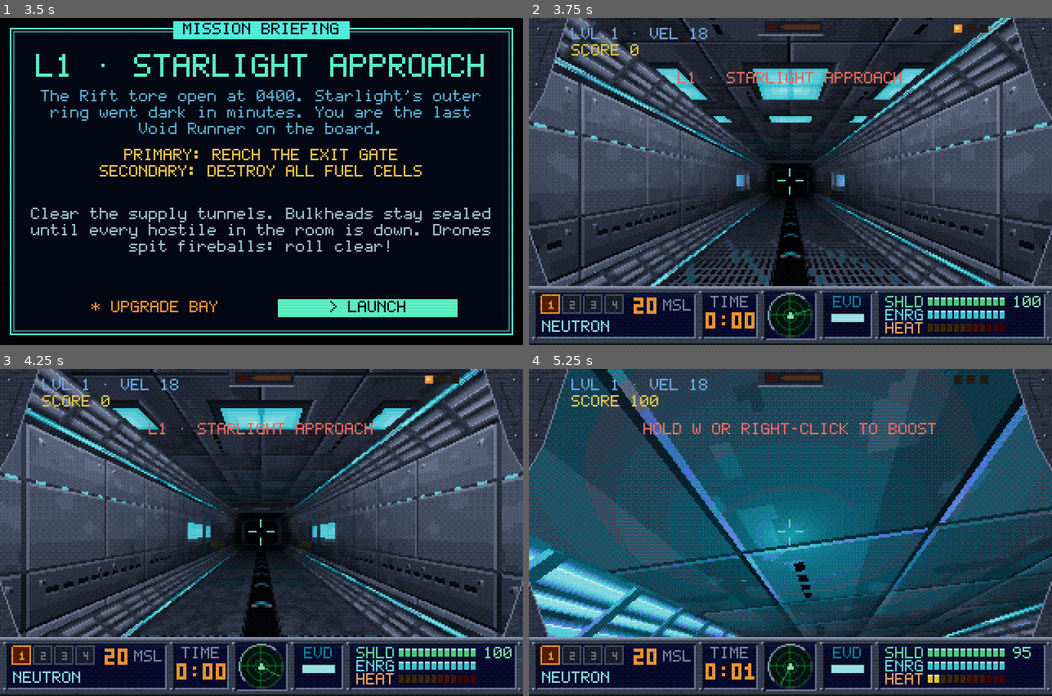
Above: before the commit, frames 1-4 (two rows, left to right).
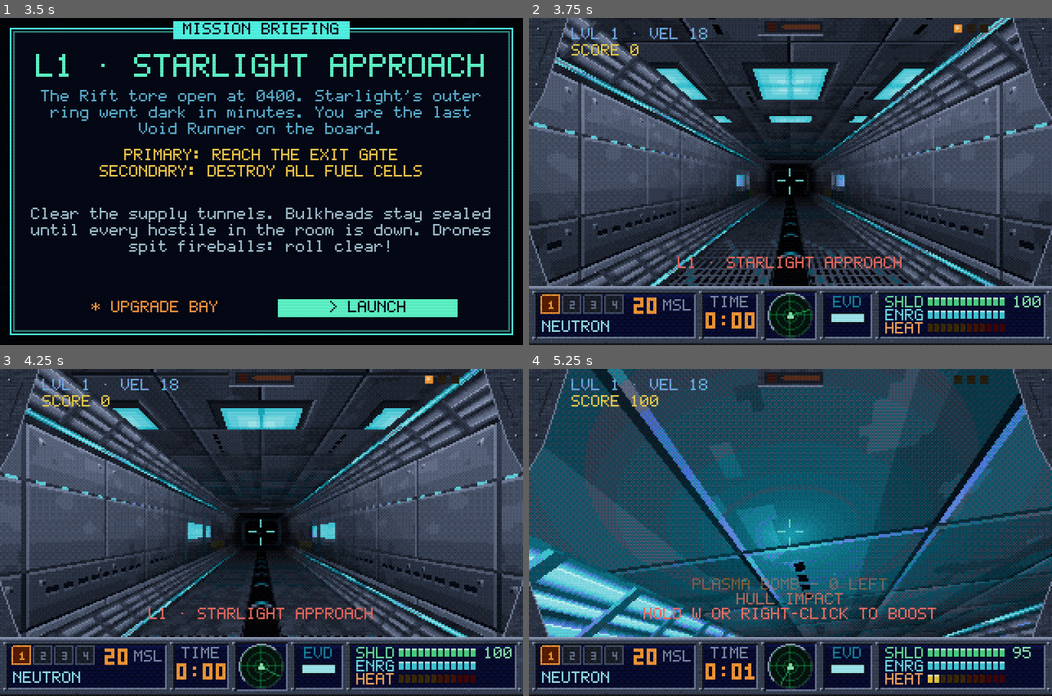
Above: after the commit, the same moments.

Repository: NCSTATEPACK16/VoidRunner
Game: Godot game, scene res://scenes/game.tscn
The game is run twice, just before and just after one commit, with the same random seed, the same clock (stepped at 60 frames per second) and the same inputs.
Inputs (mouse positions are in pixels of both pictures, inside the frame that each line leads up to):
- Up to frame 1 (3.5 s): click "> UNDERSTOOD" at 0.5 s; tap Enter (pause_game) at 1.25 s; move the mouse to (376, 165) at 1.27 s; hold D (dodge_right) 1.28-2 s; hold P (plasma_bomb) 1.28-2 s; click (376, 165) at 1.42 s; click "NEW GAME" at 2 s; click "> LAUNCH" at 2.75 s
- Up to frame 2 (3.75 s): click "> LAUNCH" at 3.5 s
- Up to frame 3 (4.25 s): no input
- Up to frame 4 (5.25 s): move the mouse to (764, 532) at 4.27 s; hold Up (steer_up) from 4.28 s (still down); tap W (boost) at 4.35 s; tap P (plasma_bomb) at 4.55 s; move the mouse to (800, 525) at 5.02 s; hold Space (fire) from 5.03 s (still down)

Frame 1 is identical in both runs. In frame 2, 1.1% of the frame differs, in the area x 28-72%, y 16-77%; in frame 3, 1.1%; in frame 4, 2.1%, in the area x 21-78%, y 16-77%.

Commit message:
feat(hud): a three-line message log above the console (v4d)
- show_message keeps its signature; the single centred line becomes a
  log of the last 3 lines in the strip just above the console plate
  (y 128/137/146), newest at the bottom, older ones dimmer, each on its
  own timer with a short fade. A repeat of the newest line refreshes it
  instead of stacking.
- last_message() replaces the tests' _msg.text checks; smoke gains a
  log block (stacking, overflow, refresh, expiry, dimming).

Co-Authored-By: Claude Opus 5.5 <noreply@anthropic.com>

Diff:
--- a/scripts/hud.gd
+++ b/scripts/hud.gd
@@ -61,8 +61,15 @@
 var _power_labels := {}      # kind -> Label
 var _c_power_live := false
 var _c_xmode := -1           # crosshair colour state (overheat / power-ups)
-var _msg: Label
-var _msg_t := 0.0
+## v4d message log: the last MSG_LINES lines sit in a strip above the console plate,
+## newest at the bottom. Each line {text, t, t0} times out and fades on its own.
+const MSG_LINES := 3
+const MSG_Y := [128, 137, 146]       # top of each slot, oldest first
+const MSG_DIM := [0.45, 0.72, 1.0]   # older lines are dimmer
+const MSG_FADE := 0.4                # seconds of fade-out at the end of a line's life
+var _log: Array = []                 # live lines, oldest first
+var _log_labels: Array[Label] = []   # one Label per slot, matching MSG_Y
+var _log_dirty := false
 var _level_speed: Label
 var _score: Label
 var _wpn_name: Label
@@ -157,9 +164,13 @@
 	_crosshair.position = Vector2(W / 2.0, H / 2.0)
 	_crosshair.draw.connect(_draw_crosshair)
 	root.add_child(_crosshair)
-	_msg = _label(root, Vector2(0, 33), "", Color("ff7b5a"), 8)
-	_msg.size = Vector2(W, 10)
-	_msg.horizontal_alignment = HORIZONTAL_ALIGNMENT_CENTER
+	for y: int in MSG_Y:
+		var ml := _label(root, Vector2(0, y), "", Color("ff7b5a"), 8)
+		ml.size = Vector2(W, 9)
+		ml.horizontal_alignment = HORIZONTAL_ALIGNMENT_CENTER
+		ml.clip_text = true
+		ml.visible = false
+		_log_labels.append(ml)
 	# Phase J: boss name over the boss health bar (the 3x5 font is digits-only)
 	_boss_name = _label(root, Vector2(0, 22), "", Color("ff7050"), 8)
 	_boss_name.size = Vector2(W, 10)
@@ -265,9 +276,48 @@
 		LABEL_DIM if left < 0.0 else Color("ff5030"))
 
 
+## v4d: push a line onto the message log. A repeat of the newest line refreshes it
+## instead of stacking; a 4th line drops the oldest.
 func show_message(text: String, t := 1.2) -> void:
-	_msg.text = text
-	_msg_t = t
+	if not _log.is_empty() and _log[-1].text == text:
+		_log[-1].t = t
+		_log[-1].t0 = t
+	else:
+		_log.append({"text": text, "t": t, "t0": t})
+		if _log.size() > MSG_LINES:
+			_log.remove_at(0)
+	_log_dirty = true
+	_update_log()
+
+
+## The newest live message line ("" when none is showing).
+func last_message() -> String:
+	return "" if _log.is_empty() else _log[-1].text
+
+
+## Tick every line's timer, drop the expired ones, and lay the rest out bottom-up.
+func _update_log(delta := 0.0) -> void:
+	if _log.is_empty() and not _log_dirty:
+		return
+	for i in range(_log.size() - 1, -1, -1):
+		_log[i].t -= delta
+		if _log[i].t <= 0.0:
+			_log.remove_at(i)
+			_log_dirty = true
+	var n := _log.size()
+	for slot in MSG_LINES:
+		var l: Label = _log_labels[MSG_LINES - 1 - slot]   # slot 0 = newest = bottom
+		var idx := n - 1 - slot
+		if idx < 0:
+			l.visible = false
+			continue
+		var e: Dictionary = _log[idx]
+		var a: float = MSG_DIM[MSG_LINES - 1 - slot] * clampf(e.t / MSG_FADE, 0.0, 1.0)
+		if l.text != e.text:
+			l.text = e.text
+		l.modulate.a = a
+		l.visible = true
+	_log_dirty = false
 
 
 ## v4a: a whole-screen tint pop that fades over FLASH_FADE. Returns false (and
@@ -315,8 +365,7 @@
 
 
 func _process(delta: float) -> void:
-	_msg_t -= delta
-	_msg.visible = _msg_t > 0.0
+	_update_log(delta)
 	_bomb_flash.color.a = maxf(0.0, _bomb_flash.color.a - delta * 1.4)
 	if _tint_flash.color.a > 0.0:
 		_tint_flash.color.a = maxf(0.0, _tint_flash.color.a - delta * _tint_a0 / FLASH_FADE)
--- a/tests/smoke_test.gd
+++ b/tests/smoke_test.gd
@@ -974,7 +974,7 @@
 	assert(cr.bays and cr_said.is_empty())
 	em.hit_enemy(em.enemies.find(cr), 1)
 	assert(not cr.bays and cr_said.size() == 1 and cr_said[0] == "CARRIER BAYS DOWN")
-	assert(game.hud._msg.text == "CARRIER BAYS DOWN")
+	assert(game.hud.last_message() == "CARRIER BAYS DOWN")
 	em.announced.disconnect(hear)
 	em.remove_where(func(en: Dictionary) -> bool: return en.get("parent") == cr.node)
 	for tick in 3:
@@ -1339,7 +1339,7 @@
 	mb_em.update_enemies(dt)
 	assert(hl.engaged and hl_woke.size() == 1 and hl_woke[0] == "HAULER")
 	assert(mb_em.boss_visible() and GameState.boss_active)
-	assert(game.hud._msg.text == "WARNING · HAULER")
+	assert(game.hud.last_message() == "WARNING · HAULER")
 	assert(game.hud.boss_gates(hl) == [0.5])         # one phase tick, at 50%
 	# ...it sows mines from the rack at its tail...
 	var hl_mines := func() -> int:
@@ -1366,7 +1366,7 @@
 	hl.summon_t = 0.0
 	mb_em.update_enemies(dt)
 	assert(mb_phases.size() == 1 and mb_phases[0] == 2 and hl.phase == 2)
-	assert(game.hud._msg.text == "ESCORTS INBOUND — STAY MOBILE")
+	assert(game.hud.last_message() == "ESCORTS INBOUND — STAY MOBILE")
 	var hl_escorts := 0
 	for en in mb_em.enemies:
 		if en.get("summoned", false):
@@ -1395,7 +1395,7 @@
 	assert(mb_em.boss.is_empty() and game._miniboss_down and not GameState.boss_active)
 	assert(game.world.is_door_open(hl_room.id) and hl_boss_deaths[0] == 0)
 	assert(GameState.score > hl_score)
-	assert(game.hud._msg.text == "HAULER DESTROYED · BULKHEAD OPEN")
+	assert(game.hud.last_message() == "HAULER DESTROYED · BULKHEAD OPEN")
 	mb_em.boss_killed.disconnect(hear_boss)
 	mb_em.boss_phase.disconnect(hear_phase)
 	# the bulkhead's checkpoint knows it fell, so a resume past it doesn't bring it back
@@ -1485,7 +1485,7 @@
 	gw.hp = gw.max_hp / 2
 	mb_em.update_enemies(dt)
 	assert(gw.phase == 2 and not gw.shielded and gw.tint == EnemyManager.GATEWARDEN_BARE_TINT)
-	assert(game.hud._msg.text == "SHIELD DOWN — OPEN FIRE")
+	assert(game.hud.last_message() == "SHIELD DOWN — OPEN FIRE")
 	gw_hp = gw.hp
 	gw.facing = -gw_fwd
 	mb_em.hit_enemy(mb_em.enemies.find(gw), 1, gw_fwd)
@@ -1728,7 +1728,7 @@
 		game._on_enemy_killed(hb_hub)
 	assert(not game.world.is_door_open(hb_hub))
 	assert(game.world.door_hint(int(hb_room.door_ring)) == "KEYCARD REQUIRED")
-	assert(game.hud._msg.text == "ROOM CLEAR · KEYCARD REQUIRED")
+	assert(game.hud.last_message() == "ROOM CLEAR · KEYCARD REQUIRED")
 	# the keycard is a station in the key branch; flying onto it takes it, and the cleared
 	# room's bulkhead opens at once
 	var hb_kp: Vector3 = game.spur_mgr.key_pos()
@@ -1781,7 +1781,7 @@
 	game.spur_mgr.update(0.0)
 	assert(hb_flips[0] == 1 and game.spur_mgr.switch_on)
 	game.spur_mgr.switch_flipped.disconnect(hb_hear)
-	assert(game.hud._msg.text == "YOU HEAR A DOOR OPEN" and hb_v.get("open", false))
+	assert(game.hud.last_message() == "YOU HEAR A DOOR OPEN" and hb_v.get("open", false))
 	assert(game.spur_mgr.collected_ids().is_empty())
 	# the vault: its panel is gone and the cache pays once
 	game.player.place_at_ring(int(hb_v.ring))
@@ -1917,19 +1917,19 @@
 	var rs_score := GameState.score
 	game.pickup_mgr.update_pickups(0.0)
 	game.pickup_mgr.update_pickups(0.0)
-	assert(game._obj_done == 1 and game.hud._msg.text == "POD RESCUED 1/3")
+	assert(game._obj_done == 1 and game.hud.last_message() == "POD RESCUED 1/3")
 	assert(game.hud._obj_label.text == "PODS 1/3" and not game.world.portal_active)
 	assert(GameState.score == rs_score and GameState.missiles == GameState.missile_cap())
 	game.player.position = rs_pods[1].pos
 	game.pickup_mgr.update_pickups(0.0)
-	assert(game._obj_done == 2 and game.hud._msg.text == "POD RESCUED 2/3")
+	assert(game._obj_done == 2 and game.hud.last_message() == "POD RESCUED 2/3")
 	# a checkpoint with two pods safe: a resume has them gone, the third waiting, the exit dark
 	var rs_cp := GameState.save_checkpoint(game._checkpoint_data(40, []))
 	assert(rs_cp.objective.done.size() == 2 and float(rs_cp.objective.escape_left) == -1.0)
 	game.player.position = rs_pods[2].pos
 	game.pickup_mgr.update_pickups(0.0)
 	assert(game._obj_done == 3 and game.world.portal_active)
-	assert(game.hud._msg.text == "ALL PODS SAFE · EXIT OPEN" and game.hud._obj_label.text == "PODS 3/3")
+	assert(game.hud.last_message() == "ALL PODS SAFE · EXIT OPEN" and game.hud._obj_label.text == "PODS 3/3")
 	assert(game.pickup_mgr.live_stations("pod").is_empty())
 	var rs_full := GameState.save_checkpoint(game._checkpoint_data(60, []))
 	assert(rs_full.objective.done.size() == 3)
@@ -2008,7 +2008,7 @@
 	assert(game.prop_mgr.props[ob_flash].hp < 30.0 and game.prop_mgr.props[ob_flash].flash_t > 0.0)
 	game.prop_mgr.splash(ob_gen_pos[3], 12.0, 100.0)
 	game.prop_mgr.update_props(0.0)
-	assert(game._obj_done == 1 and game.hud._msg.text == "GENERATOR DOWN 1/4")
+	assert(game._obj_done == 1 and game.hud.last_message() == "GENERATOR DOWN 1/4")
 	assert(game.hud._obj_label.text == "GENERATORS 1/4")
 	for k in 2:
 		for pi in game.prop_mgr.props.size():
@@ -2017,7 +2017,7 @@
 				break
 		game.prop_mgr.update_props(0.0)
 		assert(game._obj_done == 2 + k)
-	assert(not game.world.portal_active and game.hud._msg.text == "GENERATOR DOWN 3/4")
+	assert(not game.world.portal_active and game.hud.last_message() == "GENERATOR DOWN 3/4")
 	var ob_cp: Dictionary = game._checkpoint_data(30, [])                        # 3 down: saved as such
 	assert(ob_cp.objective.done.size() == 3)
 	for pi in game.prop_mgr.props.size():
@@ -2026,7 +2026,7 @@
 			break
 	game.prop_mgr.update_props(0.0)
 	assert(game._obj_done == 4 and game.world.portal_active and game._escape_left < 0.0)
-	assert(game.hud._msg.text == "ALL GENERATORS DOWN · EXIT OPEN" and game.hud._obj_label.text == "GENERATORS 4/4")
+	assert(game.hud.last_message() == "ALL GENERATORS DOWN · EXIT OPEN" and game.hud._obj_label.text == "GENERATORS 4/4")
 	assert(GameState.level_props_total == ob_cells and game.prop_mgr.cell_count() <= ob_cells)
 	assert(game.prop_mgr.objectives_left() == 0)
 	# a resume with three down: that generator stays down and the other waits
@@ -2076,7 +2076,7 @@
 	es_boom.call()
 	assert(game.world.portal_active and game._obj_done == 1)
 	assert(is_equal_approx(game._escape_left, game.escape_time(es_rings, es_detour)))
-	assert(game.hud._msg.text == "REACTOR DOWN · ESCAPE!" and game.hud._obj_label.text == "REACTOR 1/1")
+	assert(game.hud.last_message() == "REACTOR DOWN · ESCAPE!" and game.hud._obj_label.text == "REACTOR 1/1")
 	assert(is_equal_approx(game.hud._escape_left, game._escape_left) and game.hud._time_label.text == "EXIT")
 	assert(GameState.score >= 1200)                                    # the reactor pays
 	var es_total: float = game._escape_left
@@ -2120,7 +2120,7 @@
 		es_boom.call()
 		game._escape_left = 0.4
 		game._update_escape(0.5)
-		assert(game._escape_left == 0.0 and game.hud._msg.text == "OUT OF TIME · SHIELDS DRAINING — RUN!")
+		assert(game._escape_left == 0.0 and game.hud.last_message() == "OUT OF TIME · SHIELDS DRAINING — RUN!")
 		assert(game.state == game.State.PLAYING and not GameState.is_dead)
 		var es_sh: float = GameState.shields
 		game._update_escape(1.0)
@@ -2151,7 +2151,7 @@
 	assert(game.path.rings[es_aring].arena_id == game._hub_arena)
 	game.player.place_at_ring(es_aring)
 	es_boom.call()
-	assert(game.world.portal_active and game._escape_left > 8.0 and game.hud._msg.text == "ANCHOR DOWN · ESCAPE!")
+	assert(game.world.portal_active and game._escape_left > 8.0 and game.hud.last_message() == "ANCHOR DOWN · ESCAPE!")
 	assert(game.prop_mgr.objectives_left() == 0)
 	print("ANCHOR ok — in the mini-boss room, same escape")
 	# ---- L4: resume from each checkpoint it can save, with the reactor standing and gone
@@ -3282,12 +3282,12 @@
 	assert(first_contact)   # the guaranteed sector-1 drone
 	assert(game._tips_on and game._tip_stage == game.TIP_STEER)
 	game._update_tips(1.6)
-	assert(game.hud._msg.text == game.tip_text(game.TIP_STEER))
+	assert(game.hud.last_message() == game.tip_text(game.TIP_STEER))
 	game.player.yaw += 0.3                     # steering answers STEER
 	game._update_tips(0.1)
 	assert(game._tip_stage == game.TIP_FIRE)
 	game._update_tips(0.1)
-	assert(game.hud._msg.text == game.tip_text(game.TIP_FIRE))
+	assert(game.hud.last_message() == game.tip_text(game.TIP_FIRE))
 	GameState.level_shots += 1                 # a shot answers FIRE
 	game._update_tips(0.1)
 	assert(game._tip_stage == game.TIP_BOOST)
@@ -3297,10 +3297,10 @@
 	Input.action_release("boost")
 	assert(game._tip_stage == game.TIP_EVADE)
 	game._update_tips(0.1)
-	assert(game.hud._msg.text != game.tip_text(game.TIP_EVADE))   # waits for a bolt
+	assert(game.hud.last_message() != game.tip_text(game.TIP_EVADE))   # waits for a bolt
 	game.shot_mgr.threat_near = true
 	game._update_tips(4.0)
-	assert(game.hud._msg.text == game.tip_text(game.TIP_EVADE))
+	assert(game.hud.last_message() == game.tip_text(game.TIP_EVADE))
 	game.player.dodged.emit(Vector3.RIGHT)     # a roll answers EVADE
 	game._update_tips(0.1)
 	assert(not game._tips_on and GameState.seen_flight_tips)
@@ -3478,7 +3478,7 @@
 	assert(vhud._tint_flash.color.a > 0.0 and vhud._tint_flash.color.r > 0.9)
 	GameState.difficulty = 0
 	game._on_pickup_collected("shield")
-	assert(vhud._msg.text == "SHIELD CELL +%d" % roundi(PickupManager.EFFECT.shield * 1.5))
+	assert(vhud.last_message() == "SHIELD CELL +%d" % roundi(PickupManager.EFFECT.shield * 1.5))
 	GameState.difficulty = 1
 	# richer blasts: more frames, and a big one leaves lingering smoke
 	assert(FxGen.fireball_frames().size() == FxGen.FIREBALL_FRAMES)
@@ -3492,6 +3492,31 @@
 	assert(vsm._puffs.size() == ShotManager.AFTERMATH_PUFFS)
 	assert(is_equal_approx(float(vsm._puffs[0].life), ShotManager.AFTERMATH_LIFE))
 	vsm.clear_all()
+	# v4d message log: stack, drop, refresh, expire, dim
+	var ml_hud: Hud = game.hud
+	ml_hud._log.clear()
+	ml_hud.show_message("LOG A", 5.0)
+	ml_hud.show_message("LOG B", 5.0)
+	ml_hud.show_message("LOG C", 5.0)
+	assert(ml_hud.last_message() == "LOG C" and ml_hud._log.size() == 3)
+	assert(ml_hud._log_labels[2].text == "LOG C" and ml_hud._log_labels[0].text == "LOG A")   # newest at the bottom
+	assert(ml_hud._log_labels[2].position.y > ml_hud._log_labels[1].position.y)
+	assert(ml_hud._log_labels[0].modulate.a < ml_hud._log_labels[1].modulate.a \
+		and ml_hud._log_labels[1].modulate.a < ml_hud._log_labels[2].modulate.a)
+	ml_hud.show_message("LOG D", 5.0)   # a 4th drops the oldest
+	assert(ml_hud._log.size() == 3 and ml_hud._log_labels[0].text == "LOG B" and ml_hud.last_message() == "LOG D")
+	ml_hud.show_message("LOG D", 5.0)   # a repeat refreshes, never stacks
+	assert(ml_hud._log.size() == 3)
+	ml_hud._log[0].t = 0.1
+	ml_hud._log[1].t = 4.0
+	ml_hud._log[2].t = 2.0
+	ml_hud._update_log(0.2)   # the oldest times out on its own
+	assert(ml_hud._log.size() == 2 and ml_hud._log[0].text == "LOG C" and ml_hud._log_labels[0].visible == false)
+	ml_hud._log[1].t = 0.1
+	ml_hud.show_message("LOG D", 5.0)   # refresh restores the timer
+	assert(is_equal_approx(float(ml_hud._log[1].t), 5.0))
+	ml_hud._update_log(10.0)
+	assert(ml_hud.last_message() == "" and not ml_hud._log_labels[2].visible)
 	print("V4A ok — distance bands match the fog, cycling on themed surfaces, capped flashes, 14/6-frame blasts + aftermath smoke")
 	# --- v4 perf groundwork: FxBatch, one draw call per effect layer. A layer's frames
 	# sit in one atlas strip, add() refuses past capacity, an empty layer hides, and
